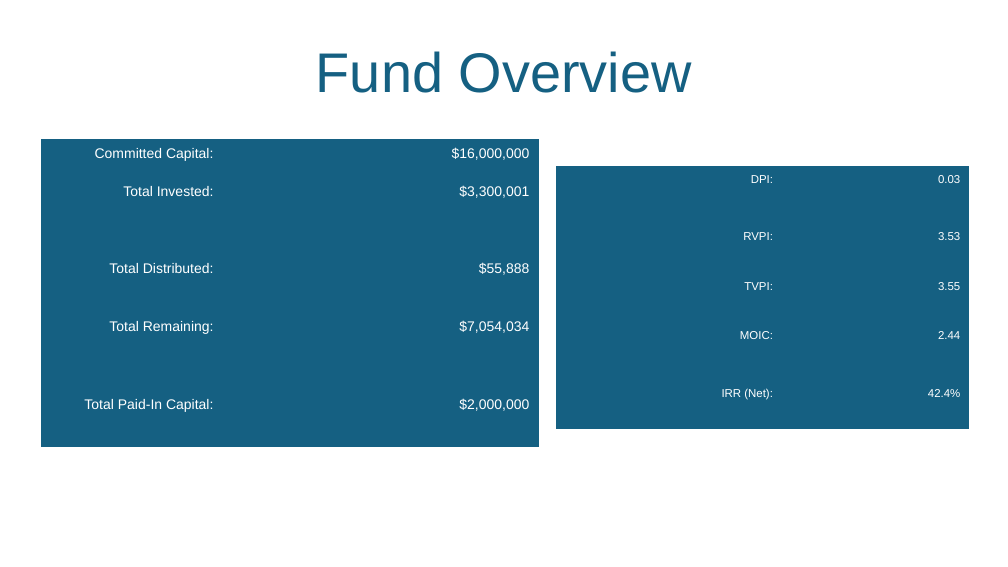
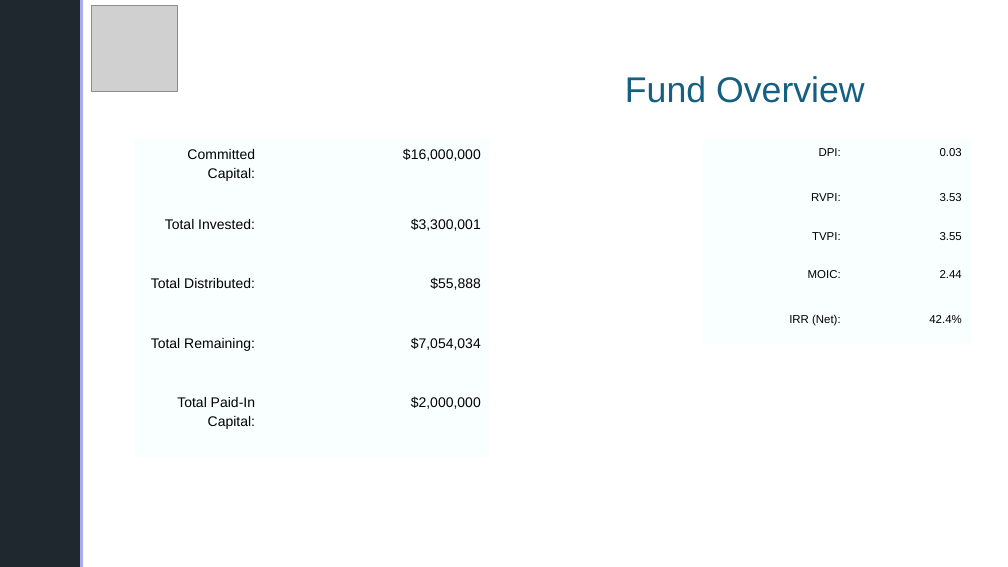
Before and after one commit to jumptrnr/carbone, a slide deck: slide 2 of result.pptx. Drawn at 1008x567 pixels with LibreOffice and Linux fonts; fonts in the diff are those of the drawing; grey boxes stand for pictures; background and template pictures are left out. Boxes give left, top, right and bottom in pixels: in the first picture for what was removed or moved away, otherwise in the second. Text is boxed around its words. In the diff, an @@ line names an element or a change of style, - is before the commit and + after.

```diff
--- a/result.pptx
+++ b/result.pptx
@@ freeform shape added at <box>0,0,80,567</box>, fill #1F282E @@
@@ freeform shape added at <box>80,0,83,567</box>, fill #A9ACEE @@
@@ picture added at <box>91,5,177,91</box> @@
@@ title "Fund Overview": place and size @@
-title "Fund Overview" at <box>316,51,692,93</box>
+title "Fund Overview" at <box>625,76,865,103</box>
@@ title "Fund Overview" at <box>625,76,865,103</box>: size 44 to 28.1 pt; alignment centre to right; line spacing 1 to 0.9; vertical alignment middle to top @@
@@ table at <box>134,139,490,457</box> @@
@@ fill #156082 to #F9FEFF in 10 cells @@
@@ text colour #FFFFFF to #000000 @@
@@ table: place and size @@
-table at <box>41,139,539,447</box>
+table at <box>134,139,490,457</box>
@@ table at <box>703,139,970,344</box> @@
@@ fill #156082 to #F9FEFF in 10 cells @@
@@ text colour #FFFFFF to #000000 @@
@@ table: place and size @@
-table at <box>556,166,970,429</box>
+table at <box>703,139,970,344</box>
```
Also in this commit, not shown: 4 other slides changed, 5 slides added, 5 slides removed, 6 other files.
